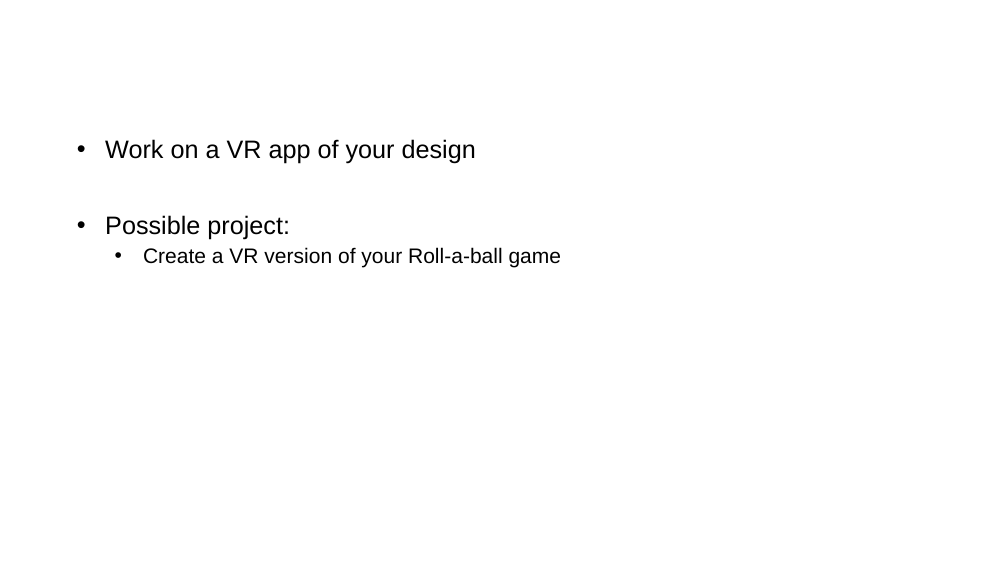
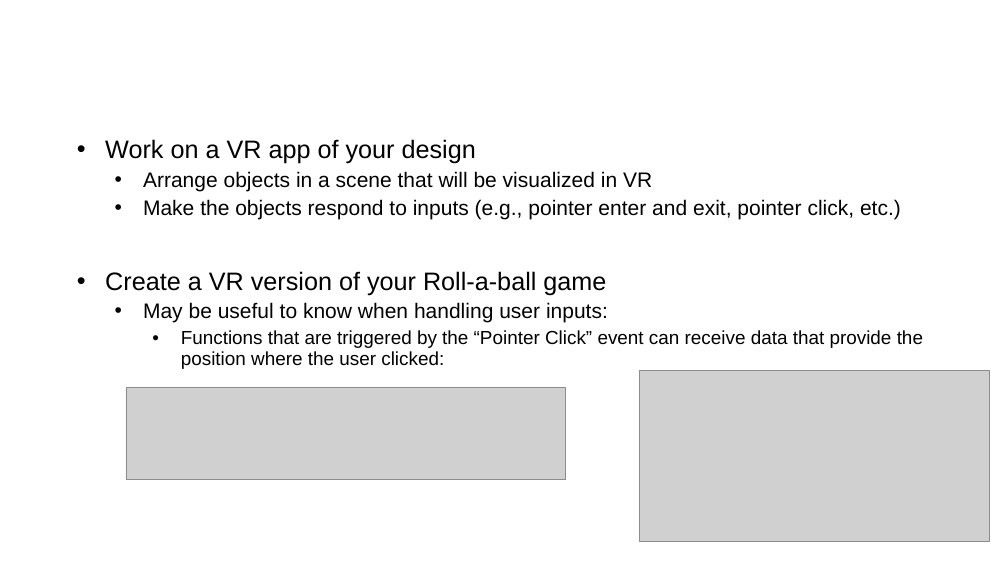
Before and after one commit to SchoolOfGames/SchoolOfGames.github.io, a slide deck: slide 12 of Creating a VR project.pptx (slide 13 before the commit). Drawn at 1008x567 pixels with LibreOffice and Linux fonts; fonts in the diff are those of the drawing; grey boxes stand for pictures; background and template pictures are left out. Boxes give left, top, right and bottom in pixels: in the first picture for what was removed or moved away, otherwise in the second. Text is boxed around its words. In the diff, an @@ line names an element or a change of style, - is before the commit and + after.

```diff
--- a/Creating a VR project.pptx
+++ b/Creating a VR project.pptx
@@ text at (143, 171, 901, 220): text changed; size 24 to 20 pt @@
-• Possible project:
+  • Arrange objects in a scene that will be visualized in VR
+  • Make the objects respond to inputs (e.g., pointer enter and exit, pointer click, etc.)
@@ text at (105, 271, 606, 295): size 20 to 24 pt in "Create a VR version of your Roll-a-ball ..."; list level 2 to 1 in "Create a VR version of ..." @@
@@ text at (143, 302, 923, 369): paragraphs added @@
+  • May be useful to know when handling user inputs:
+    • Functions that are triggered by the “Pointer Click” event can receive data that provide the position where the user clicked:
@@ picture added at (126, 388, 566, 480) @@
@@ picture added at (640, 371, 990, 541) @@
```
Also in this commit, not shown: 2 other slides changed, 1 slide removed, 3 other files.
